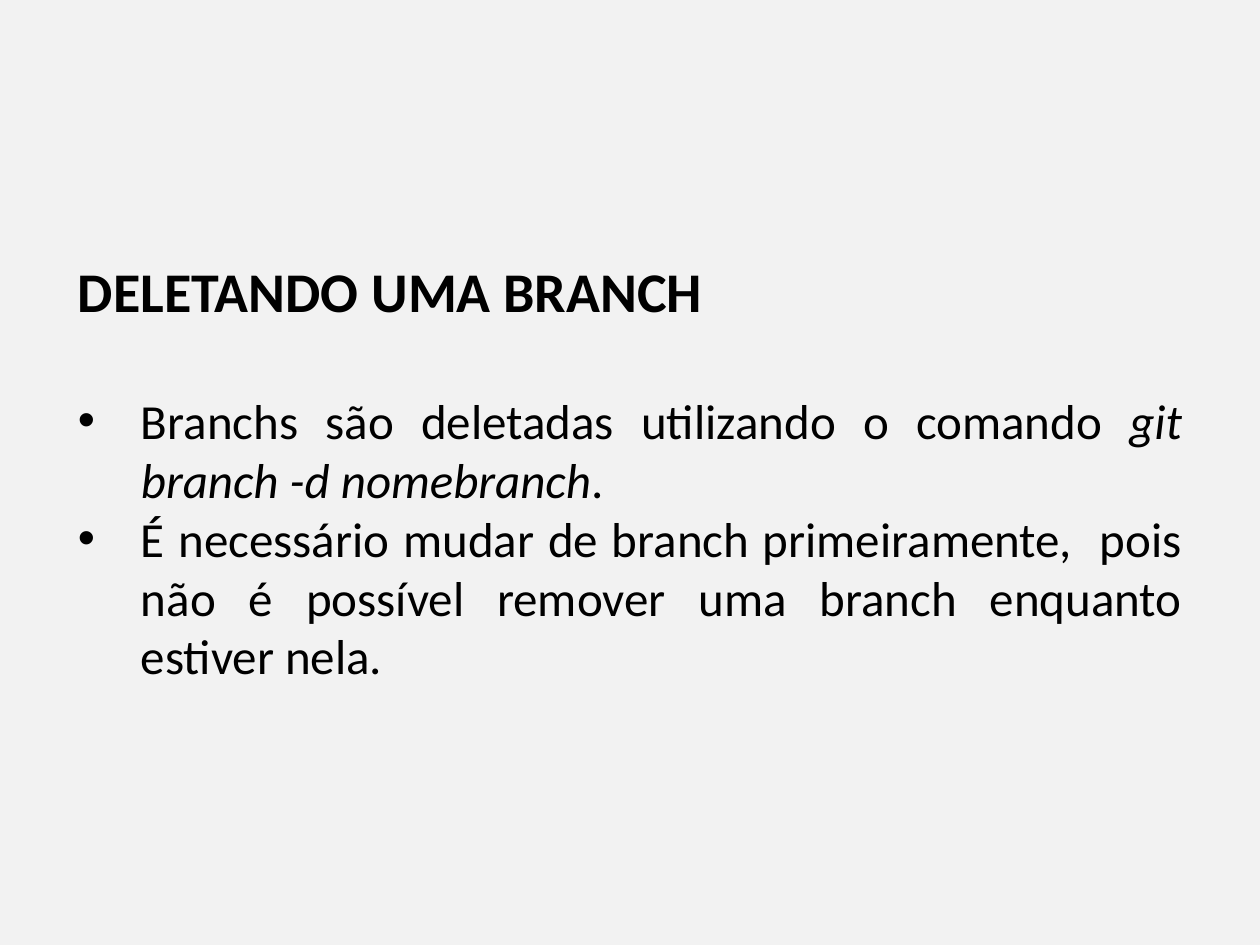
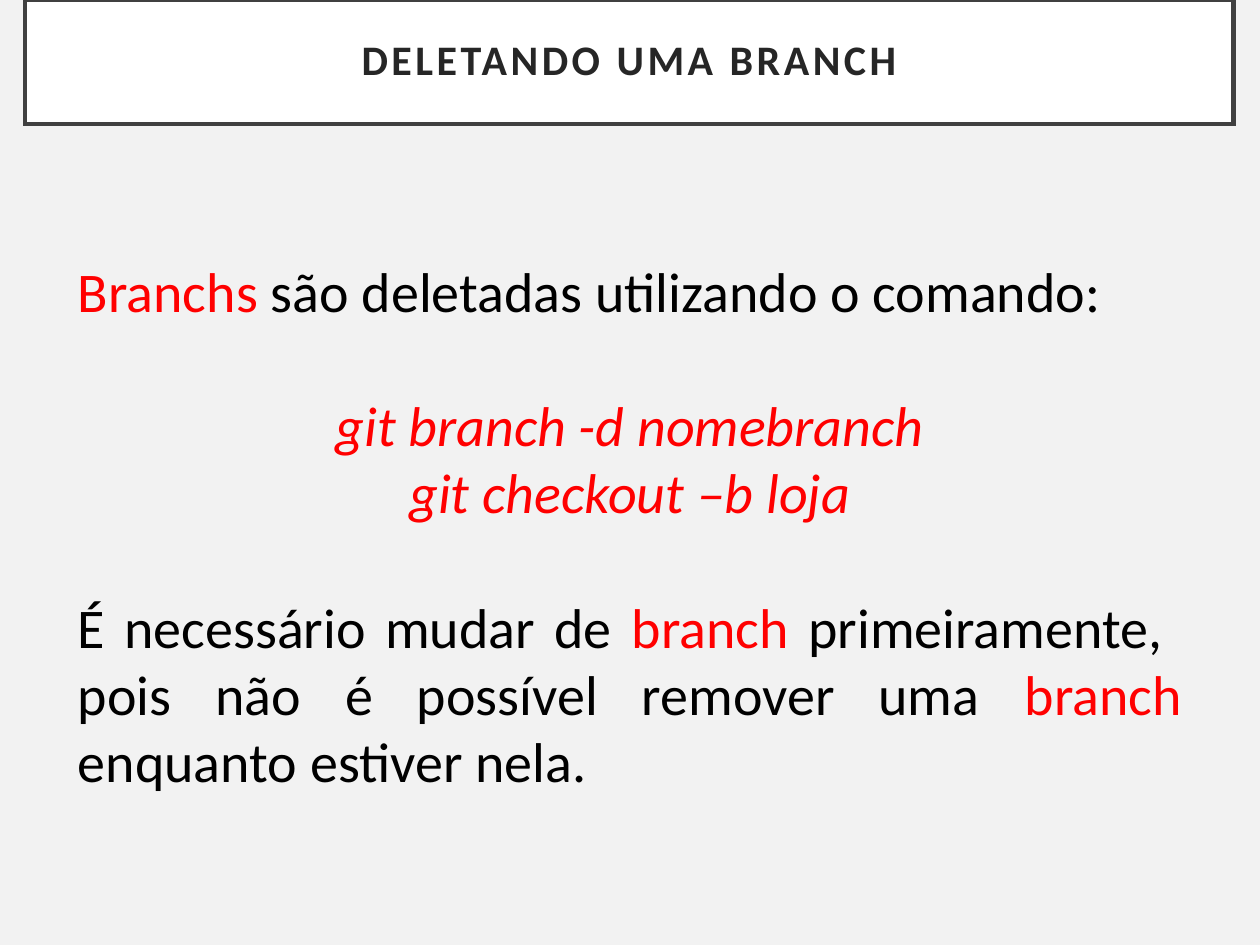
Before and after one commit to Paulo-UNIRON/aula_git_2020.2, a slide deck: slide 16 of Controlando versões com Git e Github - Capítulo VI.pptx (slide 18 before the commit). Drawn at 1260x945 pixels with LibreOffice and Linux fonts; fonts in the diff are those of the drawing. Boxes give left, top, right and bottom in pixels: in the first picture for what was removed or moved away, otherwise in the second. Text is boxed around its words. In the diff, an @@ line names an element or a change of style, - is before the commit and + after.

```diff
--- a/Controlando versões com Git e Github - Capítulo VI.pptx
+++ b/Controlando versões com Git e Github - Capítulo VI.pptx
@@ rectangle added at [25,0,1234,125], fill #FFFFFF, outline #404040 2.5 pt, 24 pt, text #262626, bold @@
+DELETANDO UMA BRANCH
@@ text at [78,273,1101,523]: text changed; size 28 to 32 pt; text colour #000000 to #FF0000 @@
-DELETANDO UMA BRANCH
-• Branchs são deletadas utilizando o comando git branch -d nomebranch.
+Branchs são deletadas utilizando o comando:
+git branch -d nomebranch
+git checkout –b loja
@@ text at [78,601,1182,791]: size 28 to 32 pt in "É necessário mudar de branch primeiramente, pois ..."; text colour #000000 to #FF0000 in "branch branch"; bullet • to none @@
```
Also in this commit, not shown: 16 other slides changed, 7 slides added, 17 slides removed, 1 other file.
